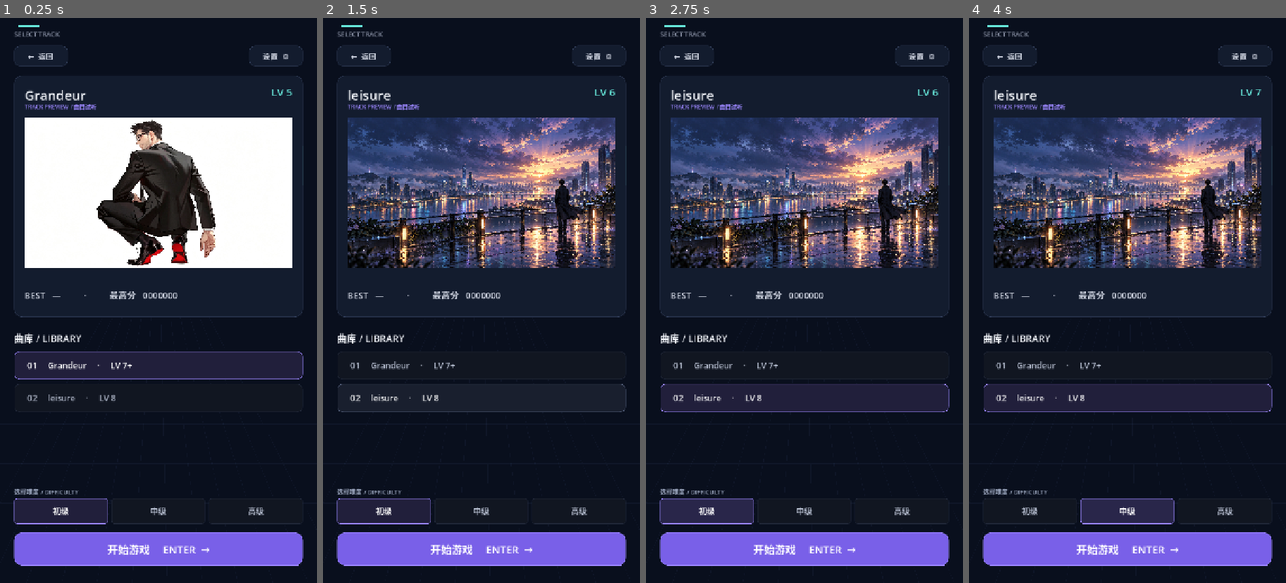
Above: before the commit, frames 1-4 (left to right).
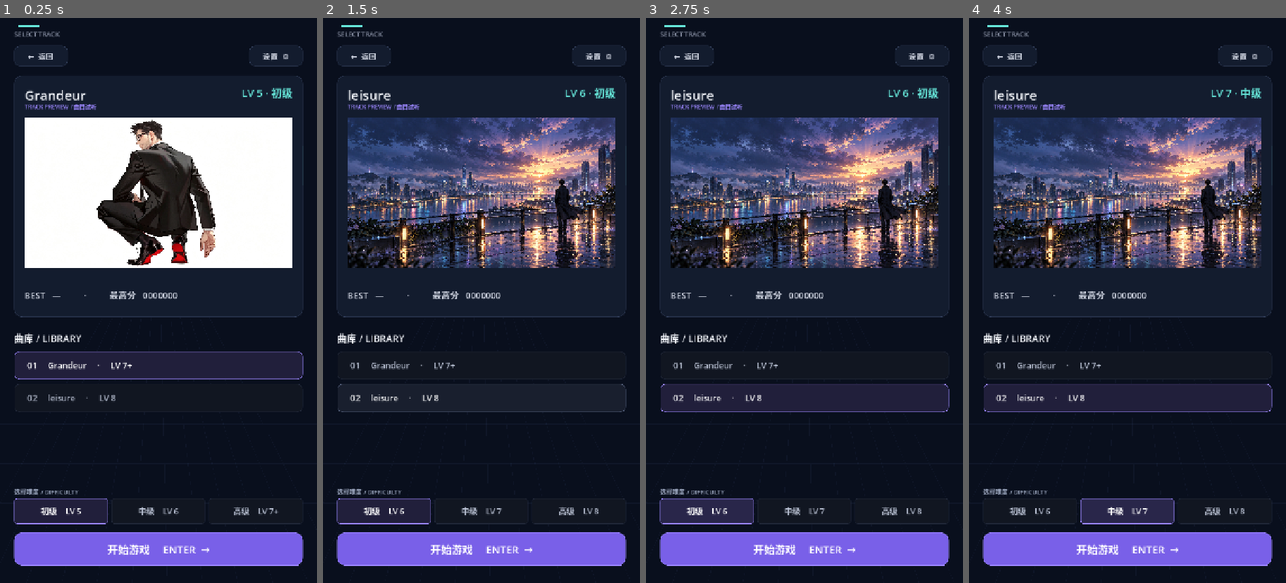
Above: after the commit, the same moments.

Repository: yznhyyg/1
Game: Godot game, scene res://song_select.tscn
Same seed, same stepped clock (60 frames per second), same inputs: the game is played once before the commit and once after it. This scene is started directly instead of the project's main scene. Sound files missing from this copy of the repository are replaced by a short silence.
Inputs (mouse positions are in pixels of both pictures, inside the frame that each line leads up to):
- Up to frame 1 (0.25 s): no input
- Up to frame 2 (1.5 s): click "01 Grandeur · LV 7+" at 0.5 s; click "02 leisure · LV 8" at 1.25 s
- Up to frame 3 (2.75 s): click (706, 509) at 2 s, where only the run before the commit has a clickable "初级"
- Up to frame 4 (4 s): click (1029, 509) at 2.75 s, where only the run after the commit has a clickable "初级 LV 6"; click (1127, 509) at 3.5 s, where only the run before the commit has a clickable "中级"

The runs differ from the first frame. In frame 1, 0.5% of the frame differs, in the area x 12-93%, y 12-88%; in frame 2, 0.5%; in frame 3, 0.5%; in frame 4, 0.5%.

Commit message:
Show each difficulty constant in selection UI

Diff:
--- a/song_select.gd
+++ b/song_select.gd
@@ -248,7 +248,8 @@
 		if first_key.is_empty():
 			first_key = key
 		var button := Button.new()
-		button.text = str(item.get("name", key))
+		button.set_meta("difficulty_key", str(key))
+		button.text = "%s    %s" % [str(item.get("name", key)), RatingSystem.level_text_for_difficulty(song, str(key))]
 		button.custom_minimum_size = Vector2(158, 52)
 		button.size_flags_horizontal = Control.SIZE_EXPAND_FILL
 		button.add_theme_font_size_override("font_size", 18)
@@ -260,7 +261,7 @@
 func _select_difficulty(key: String) -> void:
 	selected_difficulty_key = key
 	if selected_index < songs.size():
-		level_label.text = RatingSystem.level_text_for_difficulty(songs[selected_index], selected_difficulty_key)
+		level_label.text = "%s · %s" % [RatingSystem.level_text_for_difficulty(songs[selected_index], selected_difficulty_key), _difficulty_name(selected_difficulty_key)]
 	_update_difficulty_button_styles()
 	_update_best_score_display()
 
@@ -271,7 +272,7 @@
 		if not child is Button:
 			continue
 		var button := child as Button
-		var active := button.text == _difficulty_name(selected_difficulty_key)
+		var active := str(button.get_meta("difficulty_key", "")) == selected_difficulty_key
 		button.add_theme_color_override("font_color", Color.WHITE if active else Color("#B8C0D2"))
 		button.add_theme_stylebox_override("normal", _make_button_style(Color("#211F3B") if active else Color("#111621"), UI.ACCENT if active else Color("#202738"), 6))
 		button.add_theme_stylebox_override("hover", _make_button_style(Color("#29264A"), UI.ACCENT, 6))
@@ -293,10 +294,9 @@
 	var song: Dictionary = songs[index]
 	_start_preview(song)
 	title_label.text = str(song.get("title", "未命名歌曲"))
-	level_label.text = RatingSystem.level_text_for_difficulty(song, selected_difficulty_key)
+	_build_difficulty_buttons(song)
+	level_label.text = "%s · %s" % [RatingSystem.level_text_for_difficulty(song, selected_difficulty_key), _difficulty_name(selected_difficulty_key)]
 	_update_best_score_display()
-	_build_difficulty_buttons(song)
-	level_label.text = RatingSystem.level_text_for_difficulty(song, selected_difficulty_key)
 	var artwork_path := str(song["folder"]) + "/" + str(song.get("artwork", "artwork.png"))
 	if ResourceLoader.exists(artwork_path):
 		artwork.texture = load(artwork_path)
